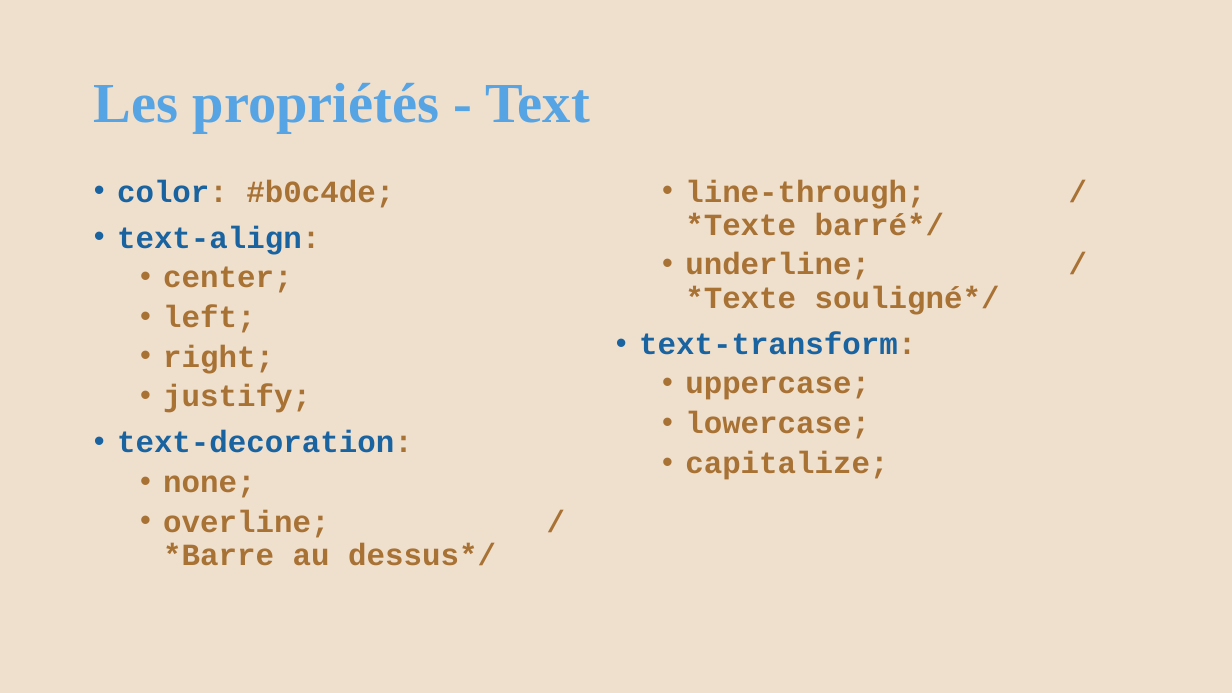
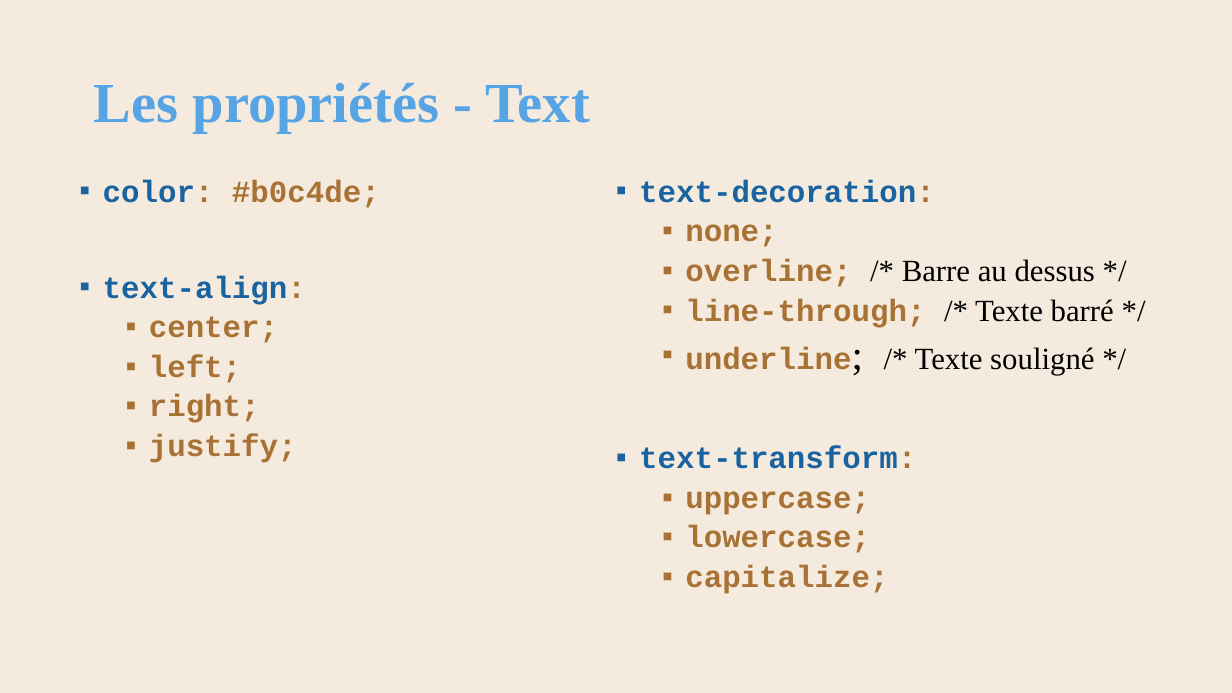
Before and after one commit to AlainWafflard/4IPW3, a slide deck: slide 33 of syllabus/14_mise_en_forme_CSS/syllabus_14_CSS.pptx (slide 31 before the commit). Drawn at 1232x693 pixels with LibreOffice and Linux fonts; fonts in the diff are those of the drawing; background and template pictures are left out. Boxes give left, top, right and bottom in pixels: in the first picture for what was removed or moved away, otherwise in the second. Text is boxed around its words. In the diff, an @@ line names an element or a change of style, - is before the commit and + after.

```diff
--- a/syllabus/14_mise_en_forme_CSS/syllabus_14_CSS.pptx
+++ b/syllabus/14_mise_en_forme_CSS/syllabus_14_CSS.pptx
@@ background #EFDFCD to #F5EADE @@
@@ text "color: #b0c4de;": place and size @@
-text "color: #b0c4de;" at box(117, 179, 1000, 566)
+text "color: #b0c4de;" at box(103, 179, 1114, 594)
@@ text at box(103, 179, 935, 594): bullet • to ▪ @@
@@ text at box(685, 259, 1114, 375): text changed; font Courier New to Times New Roman; text colour #A87235 to #000000; bold off @@
-  • overline; /*Barre au dessus*/
-  • line-through; /*Texte barré*/
-  • underline; /*Texte souligné*/
+  ▪ overline; /* Barre au dessus */
+  ▪ line-through; /* Texte barré */
+  ▪ underline; /* Texte souligné */
```
Also in this commit, not shown: 51 other slides changed, 5 slides added, 23 other files.
